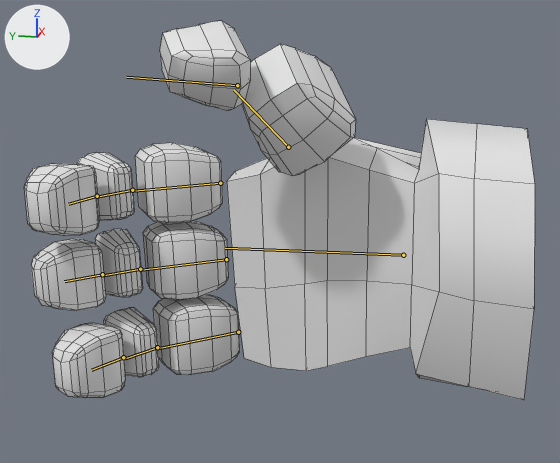
A saved change to the FBX model blendFiles/Chara/FBX/SMSH_RIG_Hand_Character.fbx.
Rendered twice from a 50 mm camera at (-0.523, -0.026, 0.125) aimed at (-0.141, 0.051, 0.03). The axes (+X, +Y, +Z) are drawn at upper left. The lights are the same throughout. The older version comes first. Both versions are drawn at frame 62 of the action 'Hand|additive_idle'; the numbers are the values there. The bones that change, and the others that lie on the model, are drawn over the model as lines. Mesh edges are drawn as thin lines.

In view in the first picture: 'msh_hand_character'.
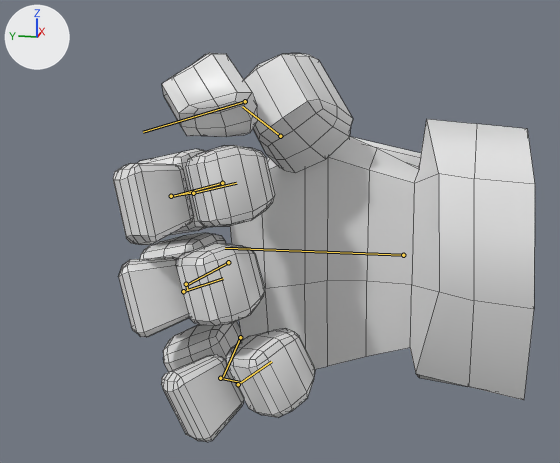
Changed parts and their boxes [x1, y1, x2, y2] in the pictures (560 x 463 px):
'msh_hand_character', posed (17% narrower)
    before: [24, 21, 535, 400]
    after: [113, 53, 535, 442]
bone 'Thumb_01', root to tip
    before: (288, 147) to (234, 90)
    after: (280, 136) to (242, 106)
bone 'Thumb_02', root to tip
    before: (237, 85) to (126, 77)
    after: (245, 101) to (143, 132)
bone 'Finger01.01', root to tip
    before: (220, 183) to (133, 191)
    after: (222, 183) to (173, 196)
bone 'Finger01.02', root to tip
    before: (132, 190) to (99, 196)
    after: (171, 196) to (197, 192)
bone 'Finger01.03', root to tip
    before: (97, 196) to (68, 204)
    after: (193, 193) to (236, 183)
bone 'Finger02.01', root to tip
    before: (226, 259) to (141, 270)
    after: (228, 262) to (188, 284)
bone 'Finger02.02', root to tip
    before: (140, 269) to (103, 275)
    after: (186, 284) to (188, 290)
bone 'Finger02.03', root to tip
    before: (102, 274) to (64, 281)
    after: (183, 291) to (223, 278)
bone 'Finger03.01', root to tip
    before: (238, 332) to (158, 348)
    after: (240, 337) to (223, 377)
bone 'Finger03.02', root to tip
    before: (157, 347) to (125, 358)
    after: (220, 378) to (241, 382)
bone 'Finger03.03', root to tip
    before: (123, 357) to (91, 370)
    after: (238, 384) to (271, 361)

Edits to the bpy script that builds the scene:
```text
Change bone_thumb_01:
    where bone_thumb_01 = bpy.data.objects['Hand'].pose.bones['Thumb_01']  # child of 'Hand'
    bone_thumb_01.location: (-0.0187, -0.0063, 0.0033) -> (0.0, 0.0, 0.0)
    bone_thumb_01.rotation_quaternion: (0.604, 0.29, -0.709, 0.221) -> (0.562, 0.411, -0.639, 0.327)  # degrees (-12, -100, 55) -> degrees (-16, -99, 79)
Change bone_thumb_02:
    where bone_thumb_02 = bpy.data.objects['Hand'].pose.bones['Thumb_02']  # child of 'Thumb_01'
    bone_thumb_02.rotation_quaternion: (0.924, 0.0, 0.0, 0.382) -> (0.844, 0.0, 0.0, 0.536)  # degrees (0, 0, 45) -> degrees (0, 0, 65)
Change bone_finger01_01:
    where bone_finger01_01 = bpy.data.objects['Hand'].pose.bones['Finger01.01']  # child of 'Hand'
    bone_finger01_01.location: (0.0131, 0.0027, -0.0018) -> (0.0, 0.0, 0.0)
    bone_finger01_01.rotation_quaternion: (0.979, 0.002, -0.012, 0.202) -> (0.822, -0.048, 0.097, 0.559)  # degrees (0, -1, 23) -> degrees (2, 12, 69)
Change bone_finger01_02:
    where bone_finger01_02 = bpy.data.objects['Hand'].pose.bones['Finger01.02']  # child of 'Finger01.01'
    bone_finger01_02.rotation_quaternion: (0.979, 0.0, 0.0, 0.202) -> (0.826, 0.0, 0.0, 0.564)  # degrees (0, 0, 23) -> degrees (0, 0, 69)
Change bone_finger01_03:
    where bone_finger01_03 = bpy.data.objects['Hand'].pose.bones['Finger01.03']  # child of 'Finger01.02'
    bone_finger01_03.rotation_quaternion: (0.979, 0.0, 0.0, 0.202) -> (0.826, 0.0, 0.0, 0.564)  # degrees (0, 0, 23) -> degrees (0, 0, 69)
Change bone_finger02_01:
    where bone_finger02_01 = bpy.data.objects['Hand'].pose.bones['Finger02.01']  # child of 'Hand'
    bone_finger02_01.location: (0.0131, 0.0027, -0.0018) -> (0.0, 0.0, 0.0)
    bone_finger02_01.rotation_quaternion: (0.98, 0.0, 0.0, 0.199) -> (0.797, -0.056, 0.103, 0.593)  # degrees (0, 0, 23) -> degrees (2, 13, 73)
Change bone_finger02_02:
    where bone_finger02_02 = bpy.data.objects['Hand'].pose.bones['Finger02.02']  # child of 'Finger02.01'
    bone_finger02_02.rotation_quaternion: (0.997, 0.0, 0.0, 0.08) -> (0.967, 0.0, 0.0, 0.255)  # degrees (0, 0, 9) -> degrees (0, 0, 29)
Change bone_finger02_03:
    where bone_finger02_03 = bpy.data.objects['Hand'].pose.bones['Finger02.03']  # child of 'Finger02.02'
    bone_finger02_03.rotation_quaternion: (0.998, 0.0, 0.0, 0.069) -> (0.534, 0.0, 0.0, 0.846)  # degrees (0, 0, 8) -> degrees (0, 0, 115)
Change bone_finger03_01:
    where bone_finger03_01 = bpy.data.objects['Hand'].pose.bones['Finger03.01']  # child of 'Hand'
    bone_finger03_01.location: (0.0131, 0.0027, -0.0018) -> (0.0, 0.0, 0.0)
    bone_finger03_01.rotation_quaternion: (0.966, 0.0, 0.0, 0.26) -> (0.727, -0.155, 0.12, 0.658)  # degrees (0, 0, 30) -> degrees (-4, 22, 84)
Change bone_finger03_02:
    where bone_finger03_02 = bpy.data.objects['Hand'].pose.bones['Finger03.02']  # child of 'Finger03.01'
    bone_finger03_02.rotation_quaternion: (0.99, 0.0, 0.0, 0.14) -> (0.925, 0.0, 0.0, 0.38)  # degrees (0, 0, 16) -> degrees (0, 0, 45)
Change bone_finger03_03:
    where bone_finger03_03 = bpy.data.objects['Hand'].pose.bones['Finger03.03']  # child of 'Finger03.02'
    bone_finger03_03.rotation_quaternion: (0.995, 0.0, 0.0, 0.1) -> (0.697, 0.0, 0.0, 0.717)  # degrees (0, 0, 11) -> degrees (0, 0, 92)
```
